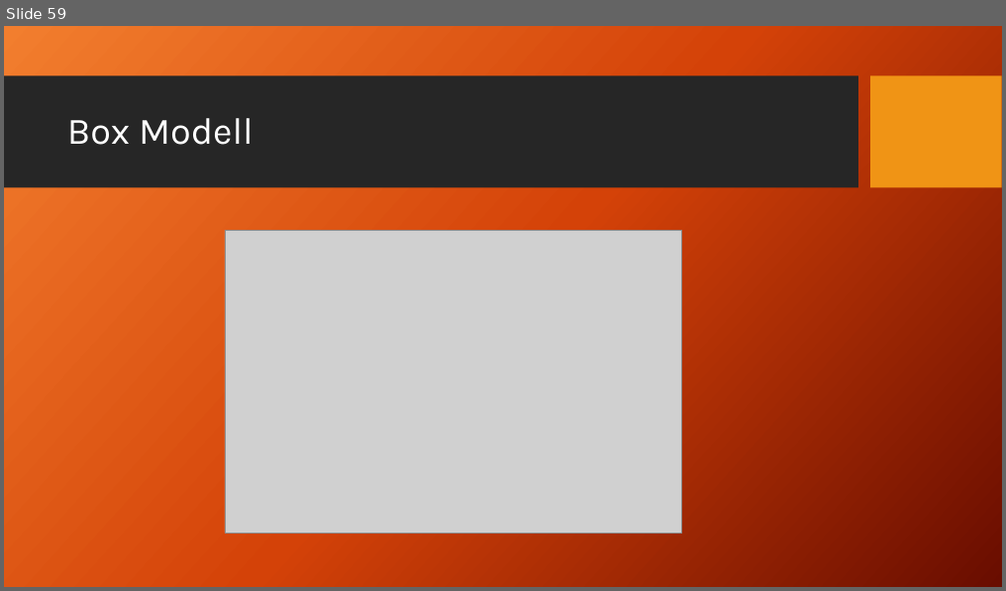
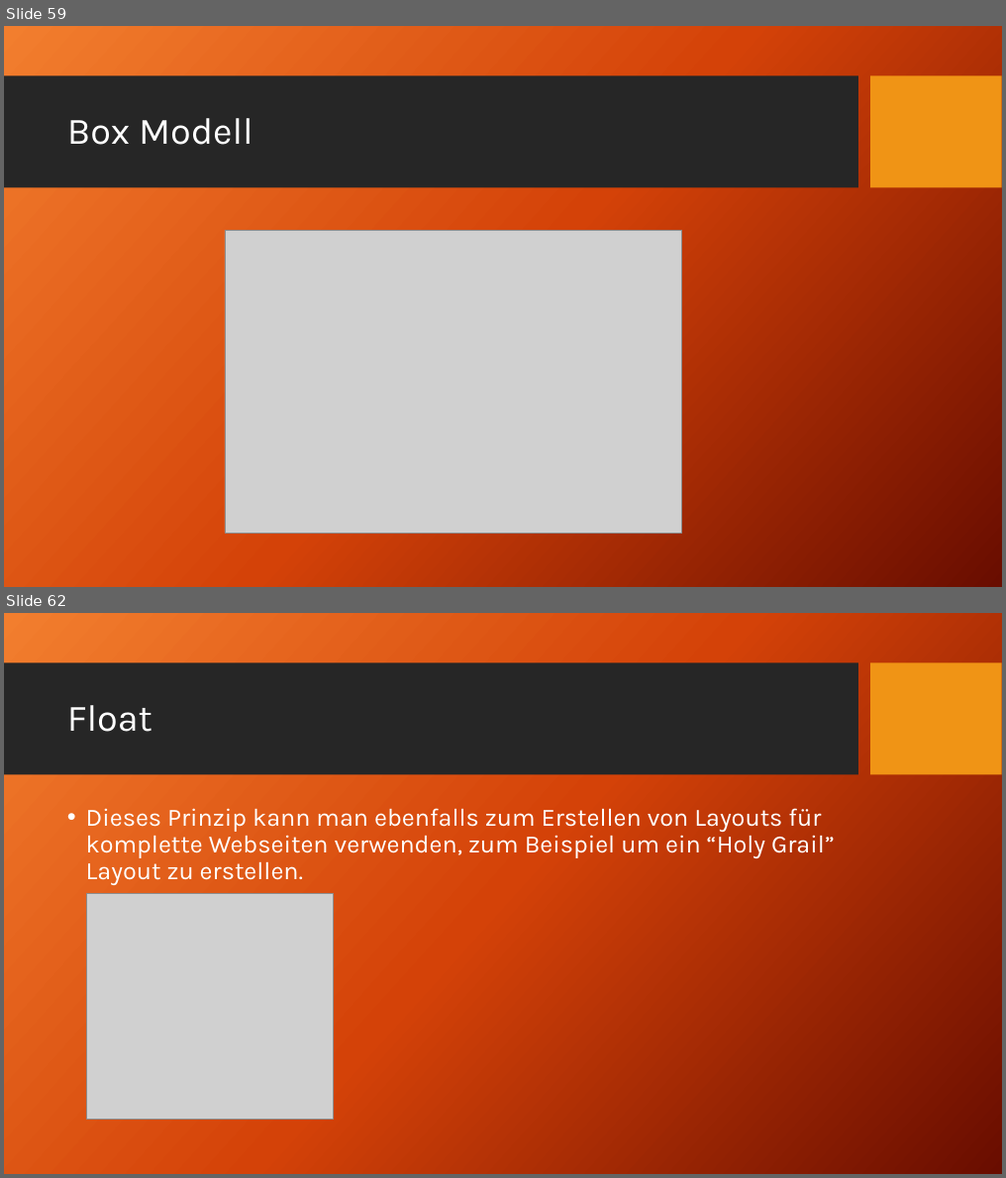
Before and after one commit to TomFrey/htmlCssBasicUebungen, a slide deck: html Schulung.pptx. Shown one above the other, each under a label of ours: slide 59 before the commit, slides 59 and 62 after it; the slides between them are not shown. The pictures are 1006x591 and 1006x1178 pixels, drawn with LibreOffice and Linux fonts; fonts in the diff are those of the drawing; grey boxes stand for pictures; background and template pictures are left out. Boxes give left, top, right and bottom in pixels: in the first picture for what was removed or moved away, otherwise in the second. Text is boxed around its words. In the diff, an @@ line names an element or a change of style, - is before the commit and + after.

Commit message:
css float zur PowerPoint Präsentation hinzugefügt.

```diff
--- a/html Schulung.pptx
+++ b/html Schulung.pptx
@@ slide 62 added at (x1=4, y1=613, x2=1002, y2=1174), background picture (left out); not listed: 2 template elements that a slide beside it also shows @@
@@ title added at (x1=67, y1=705, x2=152, y2=732), 36 pt, text #FFFFFF @@
+Float
@@ text added at (x1=86, y1=808, x2=835, y2=885), 24 pt, text #FFFFFF @@
+• Dieses Prinzip kann man ebenfalls zum Erstellen von Layouts für komplette Webseiten verwenden, zum Beispiel um ein “Holy Grail” Layout zu erstellen.
@@ picture added at (x1=86, y1=894, x2=333, y2=1119) @@
```
Also in this commit, not shown: 14 other slides added.
